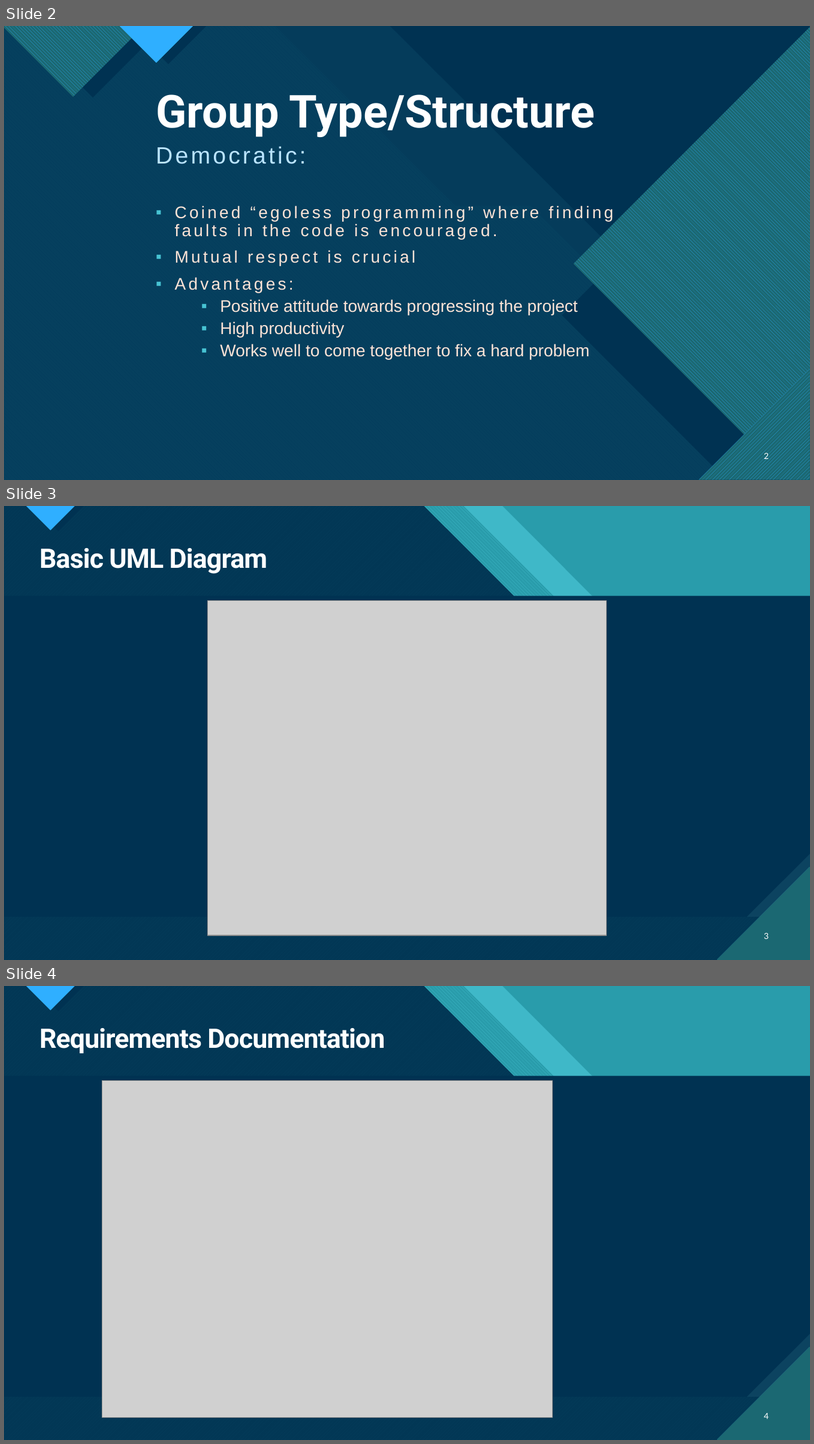
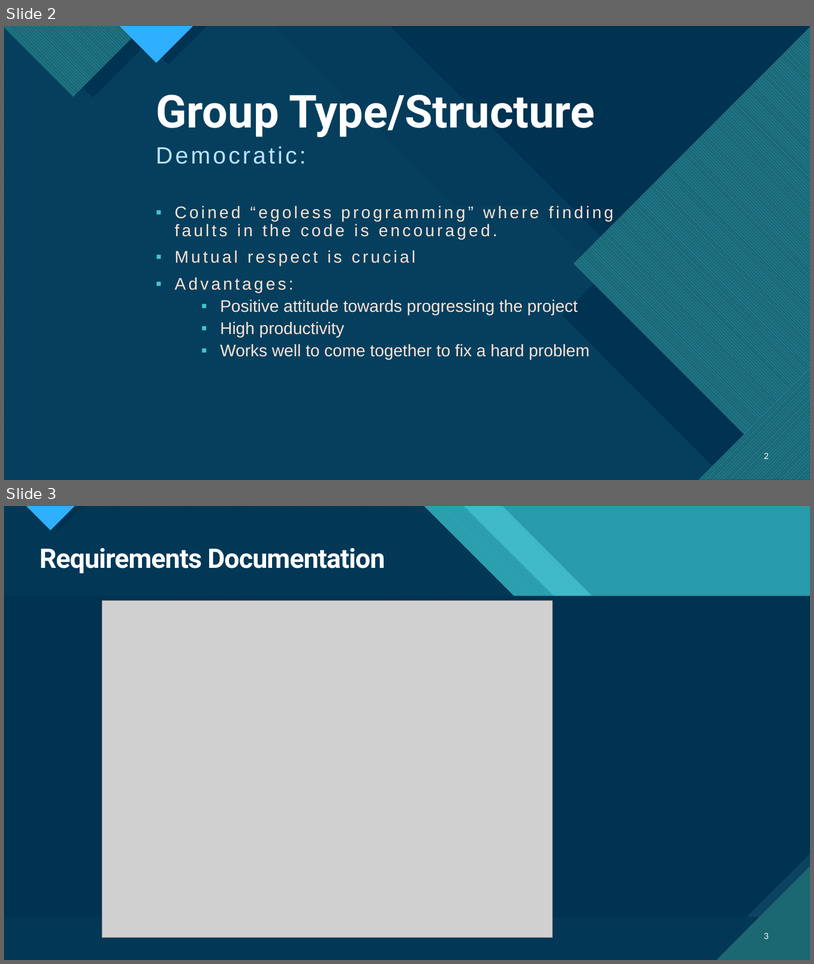
Before and after one commit to JacquelynDeHart/SIMS_CS3321, a slide deck: SE Final SIMS Presentation.pptx. Shown one above the other, each under a label of ours: slides 2, 3 and 4 before the commit, slides 2 and 3 after it. The pictures are 814x1444 and 814x964 pixels, drawn with LibreOffice and Linux fonts; fonts in the diff are those of the drawing; grey boxes stand for pictures. Boxes give left, top, right and bottom in pixels: in the first picture for what was removed or moved away, otherwise in the second. Text is boxed around its words. In the diff, an @@ line names an element or a change of style, - is before the commit and + after.

```diff
--- a/SE Final SIMS Presentation.pptx
+++ b/SE Final SIMS Presentation.pptx
@@ slide 3 removed at <box>4,506,810,960</box>, background #47C3D3; not listed: 18 template elements that a slide beside it also shows @@
@@ title removed at <box>39,548,267,574</box> @@
-Basic UML Diagram
@@ picture removed at <box>207,601,606,936</box> @@
@@ page number removed at <box>764,933,769,939</box> @@
-3
@@ what was slide 4 is now slide 3 @@
@@ page number at <box>764,933,769,939</box>: text changed @@
-4
+3
```
Also in this commit, not shown: 4 slides changed, 1 slide added.
